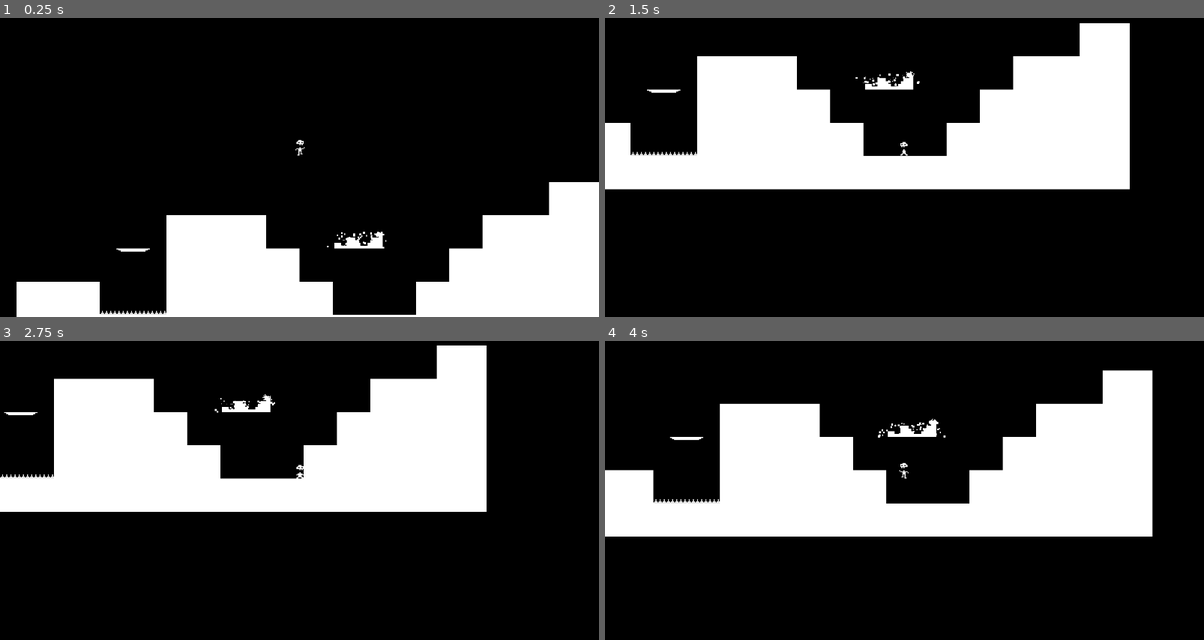
Above: before the commit, frames 1-4 (two rows, left to right).
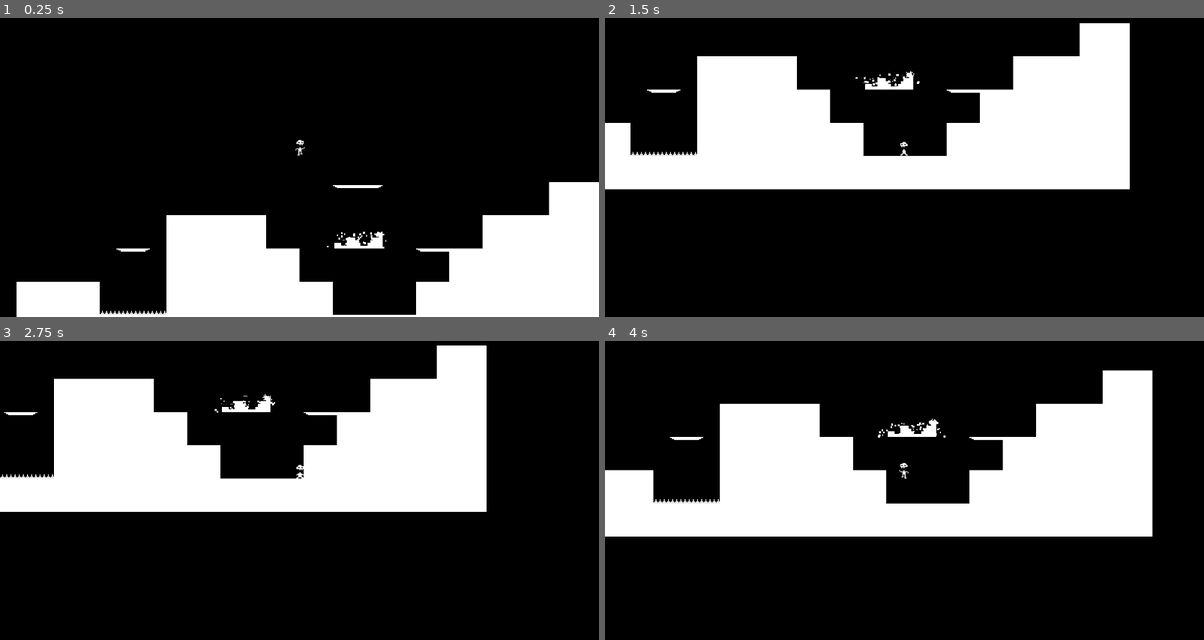
Above: after the commit, the same moments.

Repository: epicfarmer/gmtk2024
Game: Godot game, scene res://scenes/outer_level.tscn
The game is run twice, just before and just after one commit, with the same random seed, the same clock (stepped at 60 frames per second) and the same inputs. This scene is started directly instead of the project's main scene.
Inputs:
- Up to frame 1 (0.25 s): no input
- Up to frame 2 (1.5 s): tap Enter at 0.5 s; hold D (move_right) 0.53-1.28 s; tap Home (ui_home) at 0.6, 1.35 s; tap Space (jump) at 0.77 s; hold A (move_left) from 1.28 s (still down)
- Up to frame 3 (2.75 s): tap Space (jump) at 1.52 s; release A (move_left) at 2.03 s; hold D (move_right) from 2.03 s (still down); tap Home (ui_home) at 2.1 s
- Up to frame 4 (4 s): tap Home (ui_home) at 2.85, 3.6 s; tap Space (jump) at 3.02, 3.77 s; release D (move_right) at 3.53 s; hold A (move_left) from 3.53 s (still down)

The runs differ from the first frame. In frame 1, 0.1% of the frame differs, in the area x 55-76%, y 55-79%; in frame 2, less than 0.1%; in frame 3, less than 0.1%; in frame 4, less than 0.1%.

Commit message:
There are a few things in this commit:  - Got Viewport to follow the player around as part of the UI rather than just sitting in the level  - Got Falling platform to land properly in the scene. There are still a few bugs with this I'm hoping to clean up.  - Fixed a few quality of life things in the codebase to clean up warnings/errors  - Added a plugin that allows rescaling of RigidBody2D

Diff:
--- /dev/null
+++ b/scenes/FallingPlatform2D.tscn
@@ -0,0 +1,28 @@
+[gd_scene load_steps=4 format=3 uid="uid://bjb2xix6qbngg"]
+
+[ext_resource type="Script" path="res://scripts/EnteringBody.gd" id="1_lpd8p"]
+[ext_resource type="TileSet" uid="uid://cm0nh06kmdhu4" path="res://scenes/tilesetBW.tres" id="2_dhss3"]
+
+[sub_resource type="RectangleShape2D" id="RectangleShape2D_p7v18"]
+size = Vector2(48, 3.5)
+
+[node name="FallingPlatform" type="RigidBody2D"]
+collision_layer = 3
+collision_mask = 3
+gravity_scale = 0.1
+freeze = true
+
+[node name="CollisionShape" type="CollisionShape2D" parent="."]
+top_level = true
+position = Vector2(0, 0.25)
+shape = SubResource("RectangleShape2D_p7v18")
+debug_color = Color(0, 0.980392, 0.0823529, 0.419608)
+
+[node name="EnteringBody" type="Node2D" parent="."]
+script = ExtResource("1_lpd8p")
+
+[node name="TileMap" type="TileMap" parent="."]
+position = Vector2(-8, -2)
+tile_set = ExtResource("2_dhss3")
+format = 2
+layer_0/tile_data = PackedInt32Array(65535, 262144, 0, 0, 327680, 0, 1, 393216, 0)
--- a/scenes/Player2D.tscn
+++ b/scenes/Player2D.tscn
@@ -1,8 +1,10 @@
-[gd_scene load_steps=28 format=3 uid="uid://cttlirq504m1f"]
+[gd_scene load_steps=30 format=3 uid="uid://cttlirq504m1f"]
 
 [ext_resource type="Script" path="res://scripts/Player2D.gd" id="1_k32q1"]
+[ext_resource type="PackedScene" uid="uid://b1urmpxbwo38v" path="res://scenes/ParentView.tscn" id="2_naxnl"]
 [ext_resource type="Texture2D" uid="uid://cy5jvdb0jjh88" path="res://images/hero.png" id="2_np2cu"]
 [ext_resource type="Texture2D" uid="uid://fvijam3vhvui" path="res://images/skeleton1bit.png" id="2_nv8l7"]
+[ext_resource type="Script" path="res://scripts/EnteringBody.gd" id="5_ibwu6"]
 
 [sub_resource type="RectangleShape2D" id="RectangleShape2D_fhvav"]
 size = Vector2(7, 13)
@@ -190,6 +192,13 @@
 [node name="Camera" type="Camera2D" parent="."]
 position = Vector2(0, 1.27085)
 scale = Vector2(1, 0.942057)
+
+[node name="ParentView" parent="Camera" instance=ExtResource("2_naxnl")]
+offset_left = 319.0
+offset_top = 133.0
+offset_right = 510.0
+offset_bottom = 269.0
+stretch = true
 
 [node name="AnimatedSprite2D" type="AnimatedSprite2D" parent="."]
 sprite_frames = SubResource("SpriteFrames_p5m4b")
@@ -212,5 +221,8 @@
 wait_time = 0.1
 one_shot = true
 
+[node name="EnteringBody" type="Node2D" parent="."]
+script = ExtResource("5_ibwu6")
+
 [connection signal="timeout" from="CoyoteTimer" to="." method="_on_coyote_timer_timeout"]
 [connection signal="timeout" from="EntryTimer" to="." method="_on_entry_timer_timeout"]
--- a/Viewport.tscn
+++ b/scenes/Viewport.tscn
@@ -1,7 +1,6 @@
-[gd_scene load_steps=5 format=3 uid="uid://b3fms5afkndpy"]
+[gd_scene load_steps=4 format=3 uid="uid://b3fms5afkndpy"]
 
 [ext_resource type="Texture2D" uid="uid://ccvxuypxqojvk" path="res://images/bw-simple.png" id="1_e25dh"]
-[ext_resource type="Texture2D" uid="uid://cy5jvdb0jjh88" path="res://images/hero.png" id="2_cmhxk"]
 
 [sub_resource type="TileSetAtlasSource" id="TileSetAtlasSource_dtu18"]
 texture = ExtResource("1_e25dh")
@@ -49,7 +48,3 @@
 tile_set = SubResource("TileSet_yv5kn")
 format = 2
 layer_0/tile_data = PackedInt32Array(262127, 65536, 0, 327663, 65536, 0, 393199, 65536, 0, 196591, 65536, 0, 196594, 65 …(6973 unchanged characters)…
-
-[node name="Hero" type="Sprite2D" parent="."]
-position = Vector2(-179, 70)
-texture = ExtResource("2_cmhxk")
--- a/scenes/inner_inner_level.tscn
+++ b/scenes/inner_inner_level.tscn
@@ -1,8 +1,7 @@
-[gd_scene load_steps=5 format=3 uid="uid://cyy7f5sbhjqic"]
+[gd_scene load_steps=4 format=3 uid="uid://cyy7f5sbhjqic"]
 
 [ext_resource type="Script" path="res://scripts/Enterable.gd" id="1_qr12l"]
 [ext_resource type="TileSet" uid="uid://cm0nh06kmdhu4" path="res://scenes/tilesetBW.tres" id="2_w2tlg"]
-[ext_resource type="PackedScene" uid="uid://b1urmpxbwo38v" path="res://ParentView.tscn" id="3_75ge2"]
 [ext_resource type="PackedScene" uid="uid://ci4quix0m55xa" path="res://scenes/exit_boundary.tscn" id="4_y6ckd"]
 
 [node name="Level" type="Node2D"]
@@ -20,12 +19,6 @@
 format = 2
 layer_0/tile_data = PackedInt32Array(262127, 65536, 0, 327663, 65536, 0, 393199, 65536, 0, 196591, 65536, 0, 196594, 65 …(3348 unchanged characters)…
 
-[node name="Viewport" parent="Boundary" instance=ExtResource("3_75ge2")]
-offset_top = 96.0
-offset_right = 512.0
-offset_bottom = 608.0
-scale = Vector2(0.561802, 0.186982)
-
 [node name="exit_boundary" parent="Boundary" instance=ExtResource("4_y6ckd")]
 visible = false
 origin = Vector2(-288, -96)
--- a/scenes/inner_level.tscn
+++ b/scenes/inner_level.tscn
@@ -1,8 +1,7 @@
-[gd_scene load_steps=7 format=3 uid="uid://b2l15s6pcy3q7"]
+[gd_scene load_steps=6 format=3 uid="uid://b2l15s6pcy3q7"]
 
 [ext_resource type="Script" path="res://scripts/Enterable.gd" id="1_2fe2a"]
 [ext_resource type="TileSet" uid="uid://cm0nh06kmdhu4" path="res://scenes/tilesetBW.tres" id="2_aiu85"]
-[ext_resource type="PackedScene" uid="uid://b1urmpxbwo38v" path="res://ParentView.tscn" id="3_uxtrd"]
 [ext_resource type="PackedScene" uid="uid://cyy7f5sbhjqic" path="res://scenes/inner_inner_level.tscn" id="4_j4yyo"]
 [ext_resource type="PackedScene" uid="uid://ci4quix0m55xa" path="res://scenes/exit_boundary.tscn" id="5_hbhat"]
 [ext_resource type="PackedScene" uid="uid://c252hehmkbeyi" path="res://scenes/enter_boundary.tscn" id="6_ri15m"]
@@ -22,12 +21,6 @@
 format = 2
 layer_0/tile_data = PackedInt32Array(262127, 65536, 0, 327663, 65536, 0, 393199, 65536, 0, 196591, 65536, 0, 196594, 65 …(3348 unchanged characters)…
 
-[node name="Viewport" parent="Boundary" instance=ExtResource("3_uxtrd")]
-offset_top = 96.0
-offset_right = 512.0
-offset_bottom = 608.0
-scale = Vector2(0.561802, 0.186982)
-
 [node name="Level" parent="Boundary" instance=ExtResource("4_j4yyo")]
 position = Vector2(248, -72)
 scale = Vector2(0.083, 0.083)
--- a/scenes/outer_level.tscn
+++ b/scenes/outer_level.tscn
@@ -1,10 +1,12 @@
-[gd_scene load_steps=6 format=3 uid="uid://bi8pvbjd6hdg8"]
+[gd_scene load_steps=8 format=3 uid="uid://bi8pvbjd6hdg8"]
 
 [ext_resource type="PackedScene" uid="uid://b2l15s6pcy3q7" path="res://scenes/inner_level.tscn" id="1_ajlea"]
 [ext_resource type="Script" path="res://scripts/Enterable.gd" id="1_nhgbx"]
 [ext_resource type="PackedScene" uid="uid://cttlirq504m1f" path="res://scenes/Player2D.tscn" id="3_eg4dl"]
 [ext_resource type="TileSet" uid="uid://cm0nh06kmdhu4" path="res://scenes/tilesetBW.tres" id="4_33n2t"]
 [ext_resource type="PackedScene" uid="uid://c252hehmkbeyi" path="res://scenes/enter_boundary.tscn" id="5_keo6y"]
+[ext_resource type="PackedScene" uid="uid://ci4quix0m55xa" path="res://scenes/exit_boundary.tscn" id="6_o6qkd"]
+[ext_resource type="PackedScene" uid="uid://bjb2xix6qbngg" path="res://scenes/FallingPlatform2D.tscn" id="7_q0omy"]
 
 [node name="OuterLevel" type="Area2D"]
 script = ExtResource("1_nhgbx")
@@ -21,9 +23,19 @@
 [node name="Tilemap" type="TileMap" parent="."]
 tile_set = ExtResource("4_33n2t")
 format = 2
-layer_0/tile_data = PackedInt32Array(262127, 65536, 0, 32766 …(3366 unchanged characters)…  0, -196591, 65536, 0, -196592, 65536, 0)
+layer_0/tile_data = PackedInt32Array(262127, 65536, 0, 32766 …(3366 unchanged characters)…  0, -196591, 65536, 0, -196592, 65536, 0, 8, 327680, 0, 7, 262144, 0)
 
 [node name="enter_boundary" parent="." instance=ExtResource("5_keo6y")]
 position = Vector2(56, -8)
 rect_x = 32
 rect_y = 8
+
+[node name="exit_boundary" parent="." instance=ExtResource("6_o6qkd")]
+visible = false
+origin = Vector2(-288, -96)
+extents = Vector2(288, 96)
+
+[node name="FallingPlatform" parent="." instance=ExtResource("7_q0omy")]
+position = Vector2(56, -62)
+lock_rotation = true
+freeze = false
--- a/scripts/Enterable.gd
+++ b/scripts/Enterable.gd
@@ -1,35 +1,33 @@
 extends Area2D
-@onready var outer_parent
-@onready var outer_scene
-@onready var inner_parent
-@onready var inner_scene
-@onready var tmp_parent
-@onready var previous_level
+var outer_parent
+var outer_scene
+var inner_parent
+var inner_scene
+var tmp_parent
+var previous_level
 
 
 var entering: bool = false
 var exiting: bool = false
 var inside: bool = false
 var epsilon: float = 0.1
-var outer_position_on_entry = null
-var inner_position_on_entry = null
+
+var to_unfreeze_on_entry: Array[EnteringBody]
 
 # @onready var ray: RayCast2D = get_node("/root/OuterLevel/RayCast2D")
 func _ready():
-
 	previous_level = null
 	inner_scene = self
 	inner_parent = get_parent()
 	outer_scene = inner_parent.get_parent()
 	if outer_scene != null:
 		outer_parent = outer_scene.get_parent()
-		tmp_parent = $Viewport
 
 func _change_parent(object, new_parent) -> void:
 	object.get_parent().remove_child(object)
 	new_parent.add_child(object)
 
-func _set_current_level(current, proposed, proposed_parent, body) -> void:
+func _set_current_level(current, proposed) -> void:
 	if current == proposed:
 		return
 	var root = current.get_parent()
@@ -37,11 +35,14 @@
 		proposed.get_parent().remove_child(proposed)
 	current.get_parent().remove_child(current)
 	root.add_child(proposed)
-	_change_parent(body, proposed)
+	OS.delay_msec(1000)
 
 func _get_current_level() -> Node:
 	var root := get_tree().root
-	return root.get_child(0)
+	return root.get_child(1)
+
+func _get_entering_body(body) -> EnteringBody:
+	return body.get_node("EnteringBody")
 
 func _set_body_position_enter(body) -> void:
 	var ray = AABBRayCast2D.new()
@@ -50,30 +51,51 @@
 	_get_current_level().remove_child(ray)
 	var new_position = inner_scene.to_local(collision_global_position)
 	body.position = new_position
+	body.scale = Vector2.ONE
 
-func enter(body: CharacterBody2D) -> void:
-	outer_position_on_entry = body.position
+func enter(body: CollisionObject2D) -> void:
+	if _get_current_level() == inner_scene:
+		return
 	_set_body_position_enter(body)
-	_get_current_level().disable_boundary()
-	_set_current_level(_get_current_level(), inner_scene, inner_parent, body)
-	inner_position_on_entry = body.position
-	var viewport: SubViewport = tmp_parent.get_node("SubViewport")
-	viewport.add_child(outer_scene)
-	inside = true
-	enable_boundary()
+	if _get_entering_body(body).has_camera:
+		tmp_parent = _get_entering_body(body).get_parent_view()
+		if tmp_parent == null:
+			push_error("Null parent")
+		_get_current_level().disable_boundary()
+		_set_current_level(_get_current_level(), inner_scene)
+		for entering_body in to_unfreeze_on_entry:
+			print("Here")
+			entering_body.unfreeze_body()
+	else:
+		var entering_body: EnteringBody = _get_entering_body(body)
+		to_unfreeze_on_entry.push_back(entering_body)
+		entering_body.freeze_body()
+	_change_parent(body, inner_scene)
+	if _get_entering_body(body).has_camera:
+		var viewport: SubViewport = tmp_parent.get_node("SubViewport")
+		viewport.add_child(outer_scene)
+		inside = true
+		enable_boundary()
+	OS.delay_msec(300)
 
 func wait(seconds) -> void:
 	await get_tree().create_timer(seconds).timeout
 
-func exit(body: CharacterBody2D) -> void:
+func exit(body: CollisionObject2D) -> void:
+	if _get_current_level() == outer_scene:
+		return
 	var local_end = body.position
-	disable_boundary()
-	_set_current_level(_get_current_level(), outer_scene, outer_parent, body)
+	if _get_entering_body(body).has_camera:
+		disable_boundary()
+		_set_current_level(_get_current_level(), outer_scene)
+	_change_parent(body, outer_scene)
+	if _get_entering_body(body).has_camera:
+		inner_parent.add_child(inner_scene)
+		inside = false
+		_get_current_level().enable_boundary()
 	var inner_global_end = inner_parent.to_global(local_end)
 	body.position = outer_scene.to_local(inner_global_end)
-	inner_parent.add_child(inner_scene)
-	inside = false
-	_get_current_level().enable_boundary()
+	OS.delay_msec(300)
 
 func disable_boundary():
 	var exit_bound = get_node("./exit_boundary")
@@ -88,13 +110,15 @@
 # SIGNALS
 
 func _on_body_entered(body):
-	if body.can_enter_or_exit:
-		body.on_enter_or_exit()
+	var entering_body: EnteringBody = _get_entering_body(body)
+	if entering_body.can_enter_or_exit:
+		entering_body.on_enter_or_exit()
 		call_deferred("enter", body)
 		print("Entering")
 
 func _on_body_exited(body):
-	if body.can_enter_or_exit:
-		body.on_enter_or_exit()
+	var entering_body: EnteringBody = _get_entering_body(body)
+	if entering_body.can_enter_or_exit:
+		entering_body.on_enter_or_exit()
 		call_deferred("exit", body)
 		print("Exiting")
--- /dev/null
+++ b/scripts/EnteringBody.gd
@@ -0,0 +1,40 @@
+class_name EnteringBody
+
+extends Node2D
+
+var entry_timer: Timer
+
+var can_enter_or_exit: bool = true
+var has_camera: bool = false
+var body: CollisionObject2D
+
+func _ready() -> void:
+	body = get_parent()
+	entry_timer = Timer.new()
+	add_child(entry_timer)
+	entry_timer.timeout.connect(_on_entry_timer_timeout)
+	entry_timer.wait_time = 0.1
+	entry_timer.one_shot = true
+	has_camera = body.has_node("Camera")
+
+func freeze_body():
+	body.freeze = true
+
+func unfreeze_body():
+	body.freeze = false
+
+func on_enter_or_exit():
+	can_enter_or_exit = false
+	print(scale)
+	entry_timer.start()
+
+# SIGNALS
+
+func _on_entry_timer_timeout():
+	print("Finished entering or exiting")
+	can_enter_or_exit = true
+
+func get_parent_view():
+	if not has_camera:
+		return null
+	return body.get_node("Camera/ParentView")
--- a/scripts/Player2D.gd
+++ b/scripts/Player2D.gd
@@ -5,7 +5,6 @@
 @onready var camera: Camera2D = $Camera
 @onready var animated_sprite = $AnimatedSprite2D
 @onready var coyote_timer = $CoyoteTimer
-@onready var entry_timer = $EntryTimer
 
 const SPEED = 130.0
 const JUMP_VELOCITY = -300.0
@@ -15,12 +14,16 @@
 var coyote = false
 var jumping = false
 var last_floor = false
-var can_enter_or_exit: bool = true
 
 func _physics_process(delta):
 	# Add the gravity.
 	if not is_on_floor():
 		velocity.y += gravity * delta
+
+	if Input.is_action_just_pressed("ui_home"):
+		camera.zoom = Vector2(12,12)
+	if Input.is_action_just_released("ui_home"):
+		camera.zoom = Vector2(1,1)
 
 	# Handle jump.
 	if Input.is_action_just_pressed("jump") and (is_on_floor() or coyote):
@@ -71,13 +74,5 @@
 			print("Quitting")
 			get_tree().quit()
 
-func on_enter_or_exit():
-	can_enter_or_exit = false
-	entry_timer.start()
-
 func _on_coyote_timer_timeout():
 	coyote = false
-
-func _on_entry_timer_timeout():
-	print("Finished entering or exiting")
-	can_enter_or_exit = true
--- a/scripts/enter_boundary.gd
+++ b/scripts/enter_boundary.gd
@@ -8,8 +8,3 @@
 # Called when the node enters the scene tree for the first time.
 func _ready():
 	$inwardparticles.emission_rect_extents = Vector2(rect_x, rect_y)
-
-
-# Called every frame. 'delta' is the elapsed time since the previous frame.
-func _process(delta):
-	pass
Not shown, added: addons/rigidbody_auto_scaler/RigidBodyAutoScaler.gd
Not shown, added: addons/rigidbody_auto_scaler/plugin.cfg
Not shown, added: addons/rigidbody_auto_scaler/plugin.gd
Renamed: ParentView.tscn -> scenes/ParentView.tscn
